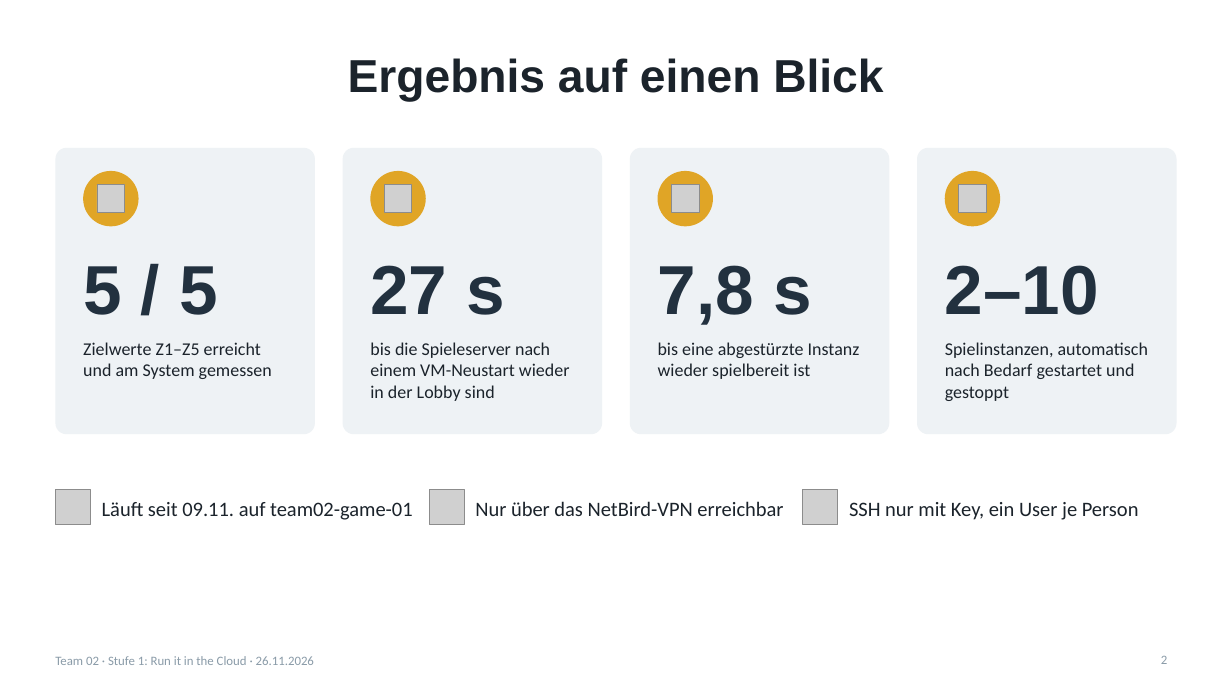
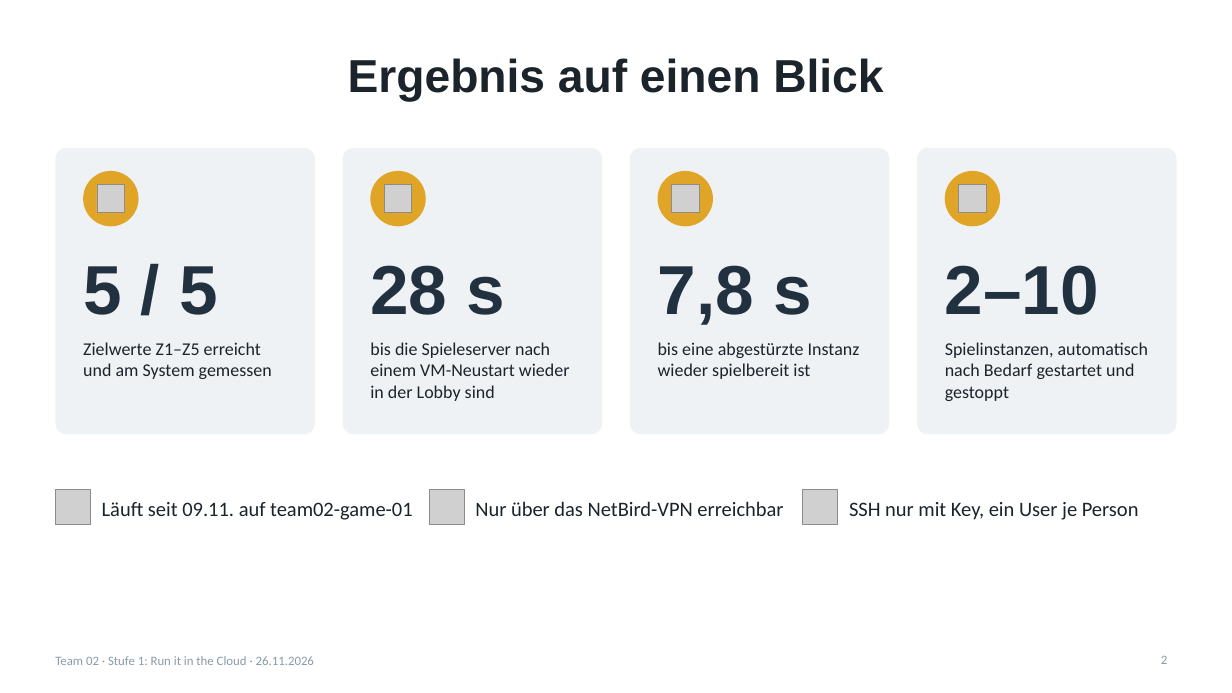
Before and after one commit to Cl3mi/labyrinth, a slide deck: slide 2 of cloud-project/Praesentation_Stufe1.pptx. Drawn at 1232x693 pixels with LibreOffice and Linux fonts; fonts in the diff are those of the drawing; grey boxes stand for pictures. Boxes give left, top, right and bottom in pixels: in the first picture for what was removed or moved away, otherwise in the second. Text is boxed around its words. In the diff, an @@ line names an element or a change of style, - is before the commit and + after.

```diff
--- a/cloud-project/Praesentation_Stufe1.pptx
+++ b/cloud-project/Praesentation_Stufe1.pptx
@@ text at <box>370,265,506,315</box>: text changed @@
-27 s
+28 s
```
Also in this commit, not shown: 2 other slides changed.
